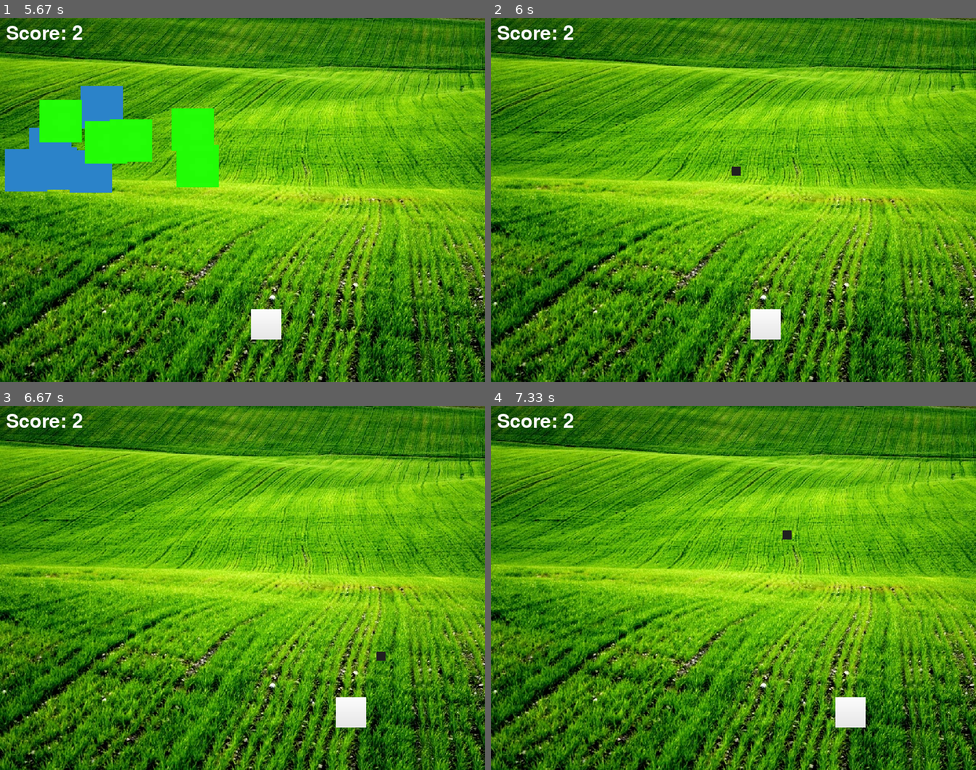
Above: before the commit, frames 1-4 (two rows, left to right).
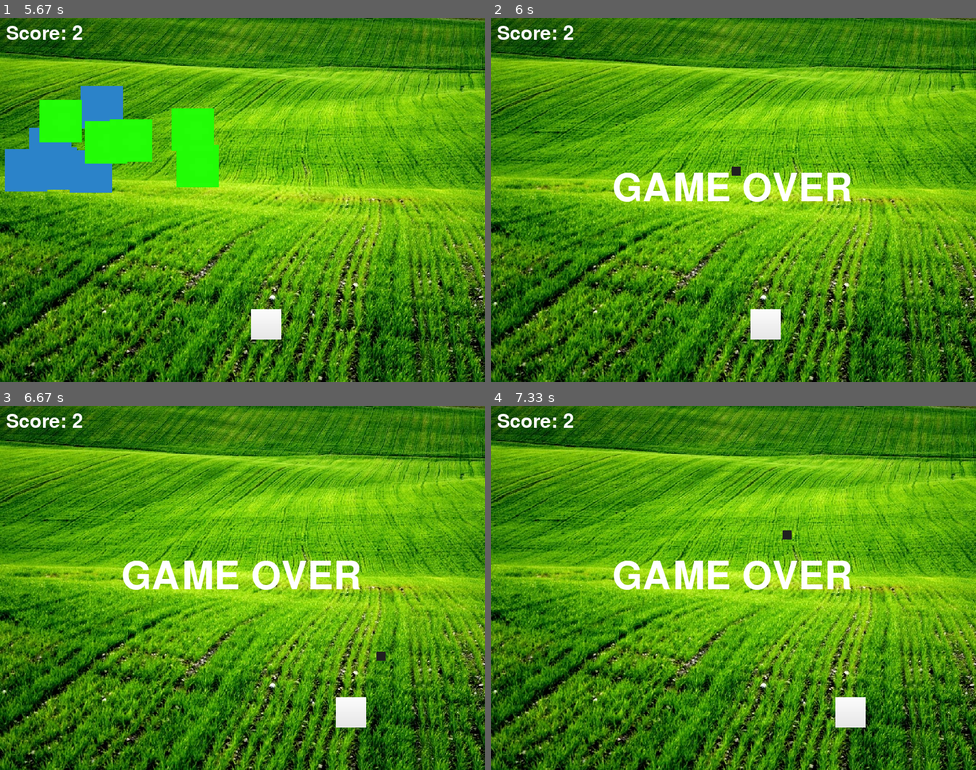
Above: after the commit, the same moments.

Repository: zhanming-wang/space_invader_pygame
Game: pygame game, started from main.py
Two runs of this game, one before a commit and one after it. Both use one fixed random seed, a clock stepped at 60 frames per second and the inputs below.
Inputs:
- Up to frame 1 (5.67 s): hold Right 0.33-0.8 s; hold Right 0.83-1.3 s; hold Left 1.33-1.87 s; hold Left 1.9-2.3 s; hold Right 2.33-2.97 s; tap Space at 3, 3.4, 3.7, 3.9, 4.2, 4.4, 4.7, 4.9, 5.2, 5.47 s; hold Left 3.33-3.8 s; hold Right 3.83-4.3 s; hold Right 4.33-4.8 s; hold Left 4.83-5.37 s; hold Left from 5.4 s (still down)
- Up to frame 2 (6 s): tap Space at 5.77, 5.9 s; release Left at 5.8 s; hold Right from 5.83 s (still down)
- Up to frame 3 (6.67 s): tap Space at 6.2, 6.57 s; release Right at 6.47 s; hold Left from 6.5 s (still down)
- Up to frame 4 (7.33 s): tap Space at 6.87, 7.07 s; release Left at 6.97 s; hold Right from 7 s (still down)

Frame 1 is identical in both runs. In frame 2, 1.9% of the frame differs, in the area x 25-75%, y 42-51%; in frame 3, 1.9%; in frame 4, 1.9%.

Commit message:
Adding gaming ending and "GAME OVER" text display

Diff:
--- a/main.py
+++ b/main.py
@@ -74,6 +74,11 @@
 
 SCORE = 0
 font = pygame.font.Font('freesansbold.ttf', 32)
+overfont = pygame.font.Font('freesansbold.ttf', 64)
+
+def game_over_text():
+    game_over = overfont.render("GAME OVER", True, (255, 255, 255))
+    screen.blit(game_over, (200, 250))
 
 
 def show_score(x, y, score):
@@ -141,6 +146,16 @@
 
     # Orange movement
     for i in range(num_of_enemies):
+
+        # Game Over
+        if orangeY[i] > 440:
+            for j in range(num_of_enemies):
+                orangeY[j] = 2000
+            for o in range(num_of_friendly):
+                friendlyY[o] = 2000
+            game_over_text()
+            break
+
         orangeX[i] += orangeX_change[i]
 
         if orangeX[i] < 0:
@@ -162,6 +177,7 @@
             orangeY[i] = random.randint(0, 200)
         enemyOrange(orangeX[i], orangeY[i], i)
 
+
     # friendly movement
     for i in range(num_of_friendly):
         friendlyX[i] += friendlyX_change[i]
@@ -181,6 +197,7 @@
                 friendlyY[l] = 5000
             for p in range(num_of_enemies):
                 orangeY[p] = 5000
+            game_over_text()
             break
         friendly(orangeX[i], orangeY[i], i)
 
